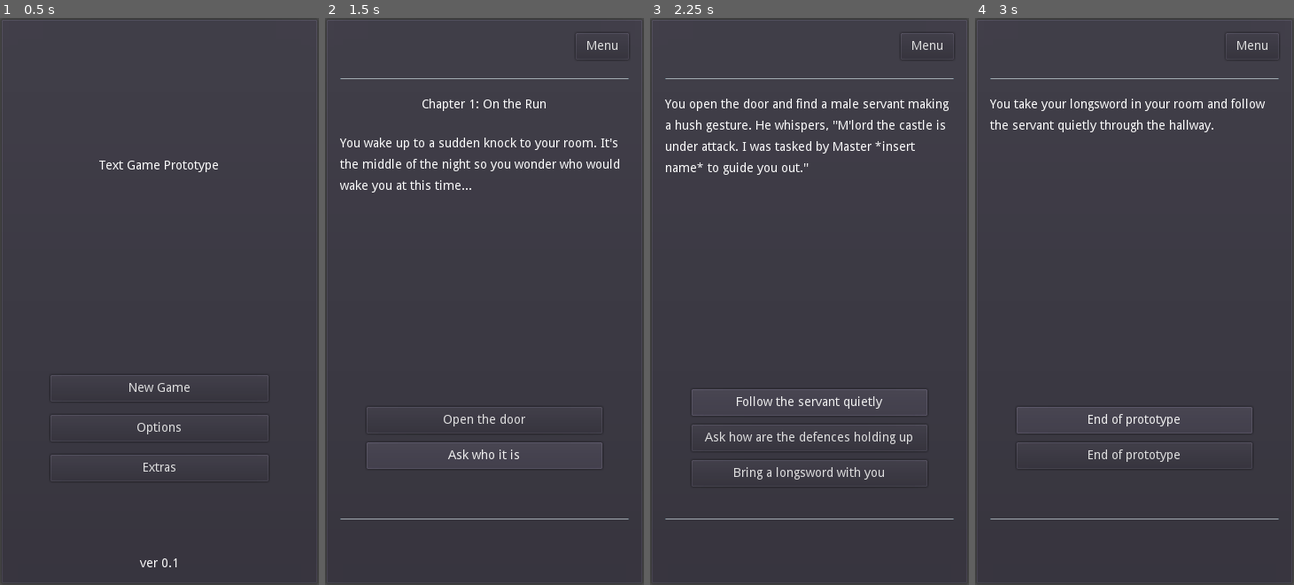
Above: before the commit, frames 1-4 (left to right).
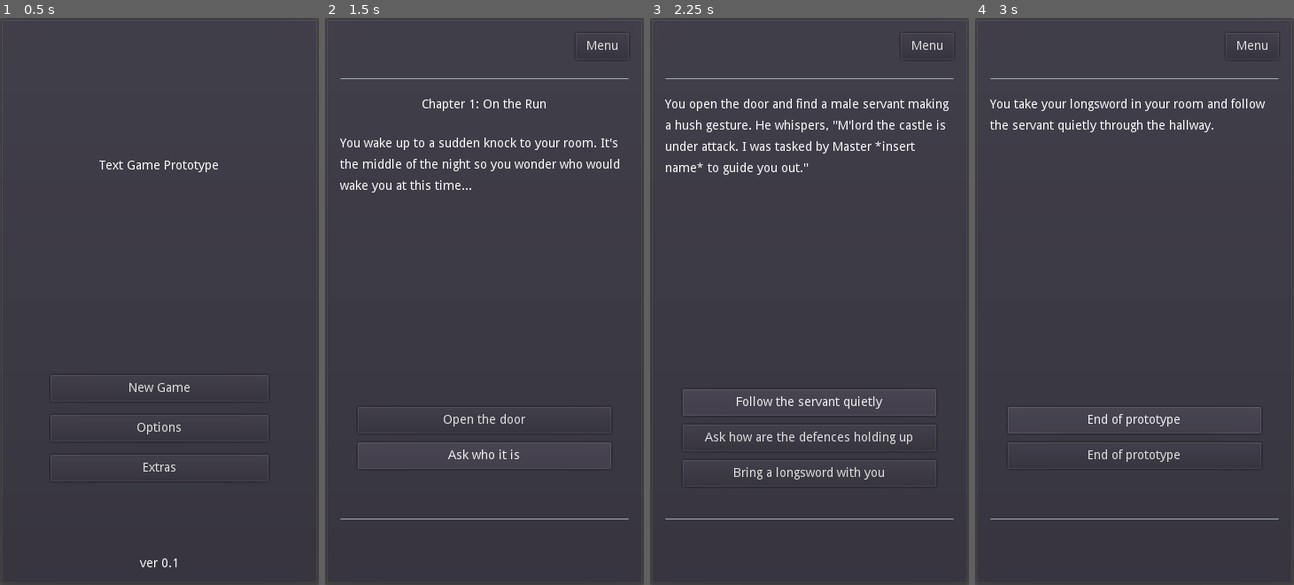
Above: after the commit, the same moments.

Repository: philipuriarte/A-Churchyard-of-Orphans
Game: Godot game, scene res://scenes/main.tscn
Same seed, same stepped clock (60 frames per second), same inputs: the game is played once before the commit and once after it.
Inputs:
- Up to frame 1 (0.5 s): no input
- Up to frame 2 (1.5 s): click "New Game" at 0.5 s; click "Continue" at 1.25 s
- Up to frame 3 (2.25 s): click "Open the door" at 2 s
- Up to frame 4 (3 s): click "Follow the servant quietly" at 2.75 s

Frame 1 is identical in both runs. In frame 2, less than 0.1% of the frame differs, in the area x 10-90%, y 68-80%; in frame 3, 0.1%, in the area x 10-90%, y 65-80%; in frame 4, less than 0.1%.

Commit message:
Lower margin size again for choice buttons

Diff:
--- a/scenes/content.tscn
+++ b/scenes/content.tscn
@@ -36,23 +36,23 @@
 margin_right = 346.0
 margin_bottom = 496.0
 rect_min_size = Vector2( 0, 150 )
-custom_constants/margin_right = 30
+custom_constants/margin_right = 20
 custom_constants/margin_top = 20
-custom_constants/margin_left = 30
+custom_constants/margin_left = 20
 custom_constants/margin_bottom = 10
 
 [node name="ChoicesContainer" type="VBoxContainer" parent="ChoicesMargin"]
 unique_name_in_owner = true
-margin_left = 30.0
+margin_left = 20.0
 margin_top = 20.0
-margin_right = 316.0
+margin_right = 326.0
 margin_bottom = 170.0
 custom_constants/separation = 10
 alignment = 1
 
 [node name="Choice1" type="Button" parent="ChoicesMargin/ChoicesContainer"]
 unique_name_in_owner = true
-margin_right = 286.0
+margin_right = 306.0
 margin_bottom = 30.0
 grow_horizontal = 2
 grow_vertical = 2
@@ -64,7 +64,7 @@
 [node name="Choice2" type="Button" parent="ChoicesMargin/ChoicesContainer"]
 unique_name_in_owner = true
 margin_top = 40.0
-margin_right = 286.0
+margin_right = 306.0
 margin_bottom = 70.0
 grow_horizontal = 2
 grow_vertical = 2
@@ -76,7 +76,7 @@
 [node name="Choice3" type="Button" parent="ChoicesMargin/ChoicesContainer"]
 unique_name_in_owner = true
 margin_top = 80.0
-margin_right = 286.0
+margin_right = 306.0
 margin_bottom = 110.0
 grow_horizontal = 2
 grow_vertical = 2
@@ -88,7 +88,7 @@
 [node name="Choice4" type="Button" parent="ChoicesMargin/ChoicesContainer"]
 unique_name_in_owner = true
 margin_top = 120.0
-margin_right = 286.0
+margin_right = 306.0
 margin_bottom = 150.0
 grow_horizontal = 2
 grow_vertical = 2
